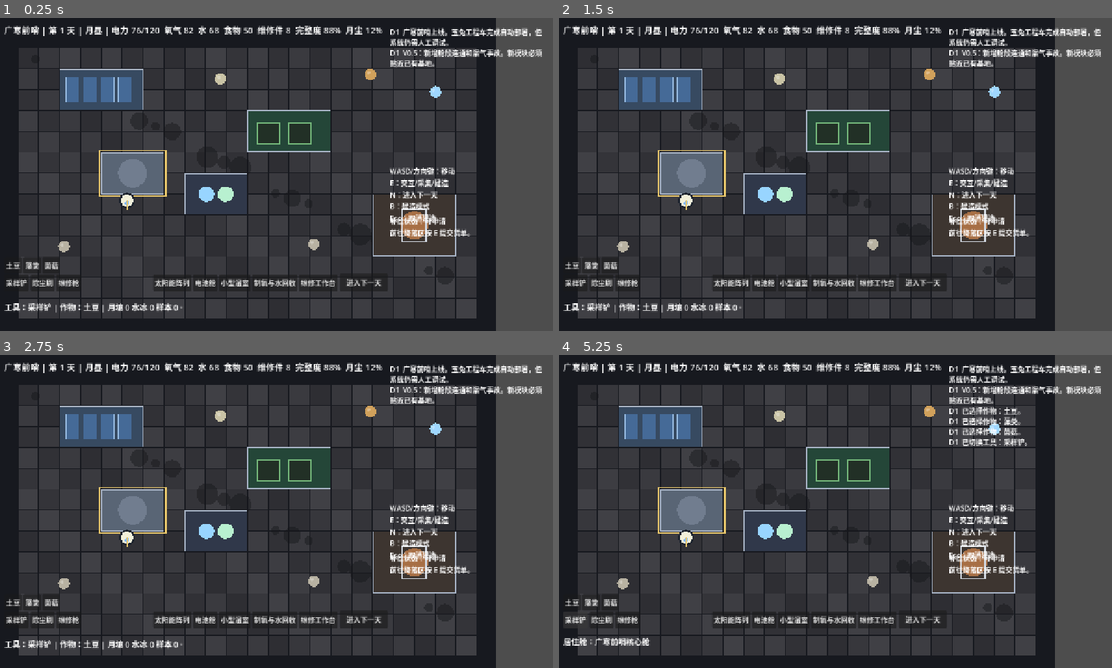
Above: before the commit, frames 1-4 (two rows, left to right).
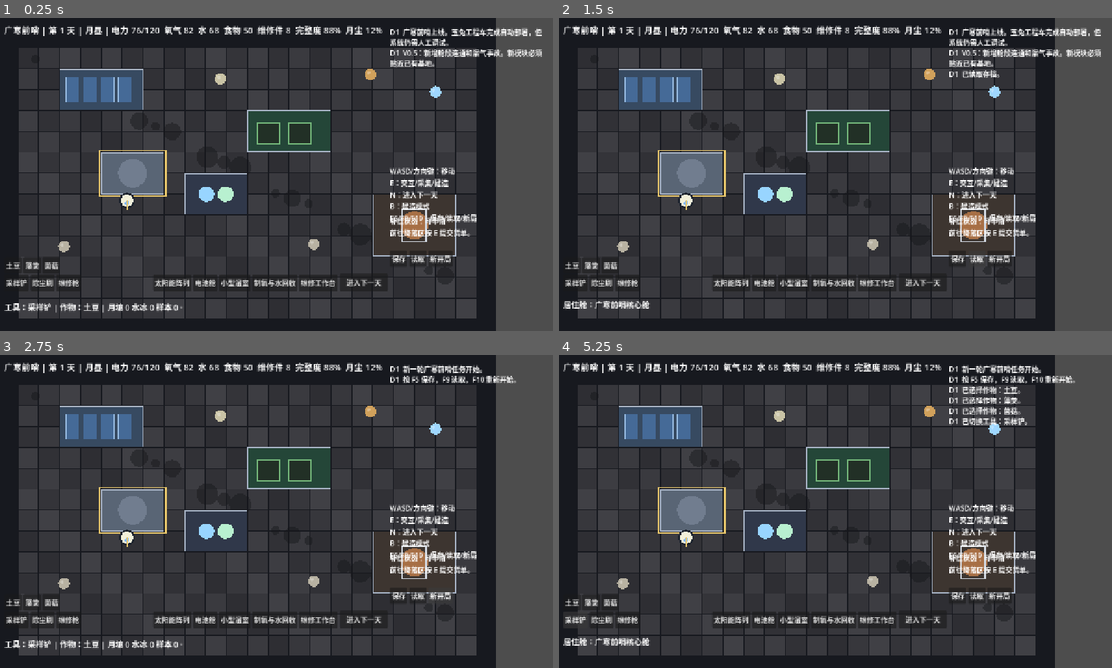
Above: after the commit, the same moments.

Repository: chinnseii/guanghan-outpost
Game: Godot game, scene res://scenes/main.tscn
Two runs of this game, one before a commit and one after it. Both use one fixed random seed, a clock stepped at 60 frames per second and the inputs below.
Inputs (mouse positions are in pixels of both pictures, inside the frame that each line leads up to):
- Up to frame 1 (0.25 s): no input
- Up to frame 2 (1.5 s): click (957, 259) at 0.5 s, where only the run after the commit has a clickable "保存"; click (979, 259) at 1.25 s, where only the run after the commit has a clickable "读取"
- Up to frame 3 (2.75 s): click (442, 596) at 2 s, where only the run after the commit has a clickable "新开局"
- Up to frame 4 (5.25 s): click "土豆" at 2.75 s; click "藻类" at 3.5 s; click "菌菇" at 4.25 s; click "采样铲" at 5 s

The runs differ from the first frame. In frame 1, 0.5% of the frame differs, in the area x 70-87%, y 62-80%; in frame 2, 1.2%; in frame 3, 1.9%; in frame 4, 2.6%, in the area x 70-98%, y 3-80%.

Commit message:
Add save and load system

Diff:
--- a/scripts/main.gd
+++ b/scripts/main.gd
@@ -5,6 +5,7 @@
 const MAP_H := 13
 const MAP_ORIGIN := Vector2(50, 70)
 const PLAYER_SPEED := 190.0
+const SAVE_PATH := "user://guanghan_outpost_save.json"
 
 var day := 1
 var is_moon_night := false
@@ -145,8 +146,7 @@
 
 func _ready() -> void:
 	_setup_input_map()
-	_setup_starting_base()
-	_setup_collectables()
+	_reset_game_state()
 	_setup_ui()
 	add_log("广寒前哨上线。玉兔工程车完成自动部署，但系统仍需人工调试。")
 	add_log("V0.5：新增舱段连通和漏气事故。新模块必须贴近已有基地。")
@@ -161,6 +161,9 @@
 	_add_key_action("advance_day", [KEY_N])
 	_add_key_action("toggle_build", [KEY_B])
 	_add_key_action("cancel", [KEY_ESCAPE])
+	_add_key_action("save_game", [KEY_F5])
+	_add_key_action("load_game", [KEY_F9])
+	_add_key_action("new_game", [KEY_F10])
 
 func _add_key_action(action_name: String, keys: Array[int]) -> void:
 	if not InputMap.has_action(action_name):
@@ -169,6 +172,48 @@
 		var event := InputEventKey.new()
 		event.keycode = key
 		InputMap.action_add_event(action_name, event)
+
+func _reset_game_state() -> void:
+	day = 1
+	is_moon_night = false
+	game_over = false
+	supply_waiting = false
+	supply_order = {}
+	next_supply_request_day = 1
+	supply_travel_days = 3
+	player_pos = Vector2(300, 420)
+	player_facing = Vector2.DOWN
+	walk_phase = 0.0
+	interact_target = {}
+	selected_crop = "potato"
+	selected_tool = "sampler"
+	build_mode = false
+	selected_build = ""
+	solar_dust = 0.12
+	oxygen_wear = 0.08
+	next_module_uid = 1
+	next_collectable_uid = 1
+	resources = _default_resources()
+	modules.clear()
+	collectables.clear()
+	log_lines.clear()
+	_setup_starting_base()
+	_setup_collectables()
+	if has_node("UI/Root/SupplyPanel"):
+		$UI/Root/SupplyPanel.visible = false
+
+func _default_resources() -> Dictionary:
+	return {
+		"power": 76.0,
+		"oxygen": 82.0,
+		"water": 68.0,
+		"food": 50.0,
+		"parts": 8.0,
+		"integrity": 88.0,
+		"regolith": 0.0,
+		"ice": 0.0,
+		"samples": 0.0,
+	}
 
 func _setup_starting_base() -> void:
 	modules.clear()
@@ -192,6 +237,12 @@
 	queue_redraw()
 
 func _unhandled_input(event: InputEvent) -> void:
+	if event.is_action_pressed("save_game"):
+		_save_game()
+	if event.is_action_pressed("load_game"):
+		_load_game()
+	if event.is_action_pressed("new_game"):
+		_start_new_game()
 	if event.is_action_pressed("toggle_build") and not game_over:
 		_toggle_build_mode()
 	if event.is_action_pressed("cancel") and not game_over:
@@ -634,6 +685,182 @@
 	supply_waiting = false
 	_update_ui()
 
+func _save_game() -> void:
+	var file := FileAccess.open(SAVE_PATH, FileAccess.WRITE)
+	if file == null:
+		add_log("保存失败：无法写入存档文件。")
+		_update_ui()
+		return
+	var save_data := {
+		"version": 1,
+		"day": day,
+		"is_moon_night": is_moon_night,
+		"game_over": game_over,
+		"supply_waiting": supply_waiting,
+		"supply_order": supply_order,
+		"next_supply_request_day": next_supply_request_day,
+		"supply_travel_days": supply_travel_days,
+		"player_pos": _vector2_to_dict(player_pos),
+		"player_facing": _vector2_to_dict(player_facing),
+		"selected_crop": selected_crop,
+		"selected_tool": selected_tool,
+		"build_mode": build_mode,
+		"selected_build": selected_build,
+		"solar_dust": solar_dust,
+		"oxygen_wear": oxygen_wear,
+		"next_module_uid": next_module_uid,
+		"next_collectable_uid": next_collectable_uid,
+		"resources": resources,
+		"modules": _serialize_modules(),
+		"collectables": _serialize_collectables(),
+		"log_lines": log_lines,
+	}
+	file.store_string(JSON.stringify(save_data, "\t"))
+	add_log("已保存到 %s。" % SAVE_PATH)
+	_update_ui()
+
+func _load_game() -> void:
+	if not FileAccess.file_exists(SAVE_PATH):
+		add_log("没有找到存档。")
+		_update_ui()
+		return
+	var file := FileAccess.open(SAVE_PATH, FileAccess.READ)
+	if file == null:
+		add_log("读取失败：无法打开存档文件。")
+		_update_ui()
+		return
+	var parsed = JSON.parse_string(file.get_as_text())
+	if typeof(parsed) != TYPE_DICTIONARY:
+		add_log("读取失败：存档格式无效。")
+		_update_ui()
+		return
+	_apply_save_data(parsed)
+	add_log("已读取存档。")
+	_update_ui()
+	queue_redraw()
+
+func _start_new_game() -> void:
+	_reset_game_state()
+	add_log("新一轮广寒前哨任务开始。")
+	add_log("按 F5 保存，F9 读取，F10 重新开始。")
+	_update_ui()
+	queue_redraw()
+
+func _apply_save_data(data: Dictionary) -> void:
+	day = int(data.get("day", 1))
+	is_moon_night = bool(data.get("is_moon_night", false))
+	game_over = bool(data.get("game_over", false))
+	supply_waiting = bool(data.get("supply_waiting", false))
+	supply_order = _copy_dictionary(data.get("supply_order", {}))
+	next_supply_request_day = int(data.get("next_supply_request_day", 1))
+	supply_travel_days = int(data.get("supply_travel_days", 3))
+	player_pos = _dict_to_vector2(data.get("player_pos", _vector2_to_dict(Vector2(300, 420))))
+	player_facing = _dict_to_vector2(data.get("player_facing", _vector2_to_dict(Vector2.DOWN)))
+	selected_crop = String(data.get("selected_crop", "potato"))
+	selected_tool = String(data.get("selected_tool", "sampler"))
+	build_mode = bool(data.get("build_mode", false))
+	selected_build = String(data.get("selected_build", ""))
+	solar_dust = float(data.get("solar_dust", 0.12))
+	oxygen_wear = float(data.get("oxygen_wear", 0.08))
+	next_module_uid = int(data.get("next_module_uid", 1))
+	next_collectable_uid = int(data.get("next_collectable_uid", 1))
+	resources = _default_resources()
+	var saved_resources: Dictionary = data.get("resources", {})
+	for key: String in saved_resources.keys():
+		resources[key] = float(saved_resources[key])
+	modules = _deserialize_modules(data.get("modules", []))
+	collectables = _deserialize_collectables(data.get("collectables", []))
+	log_lines.clear()
+	var saved_logs: Array = data.get("log_lines", [])
+	for entry in saved_logs:
+		log_lines.append(String(entry))
+	if has_node("UI/Root/SupplyPanel"):
+		$UI/Root/SupplyPanel.visible = false
+
+func _serialize_modules() -> Array:
+	var result: Array = []
+	for module: Dictionary in modules:
+		result.append({
+			"uid": int(module["uid"]),
+			"type": String(module["type"]),
+			"cell": _vector2i_to_dict(module["cell"]),
+			"fixed": bool(module["fixed"]),
+			"crop": String(module.get("crop", "")),
+			"age": int(module.get("age", 0)),
+			"leaking": bool(module.get("leaking", false)),
+		})
+	return result
+
+func _deserialize_modules(values: Array) -> Array[Dictionary]:
+	var result: Array[Dictionary] = []
+	for value in values:
+		if typeof(value) != TYPE_DICTIONARY:
+			continue
+		var data: Dictionary = value
+		result.append({
+			"uid": int(data.get("uid", 0)),
+			"type": String(data.get("type", "hab")),
+			"cell": _dict_to_vector2i(data.get("cell", {"x": 0, "y": 0})),
+			"fixed": bool(data.get("fixed", false)),
+			"crop": String(data.get("crop", "")),
+			"age": int(data.get("age", 0)),
+			"leaking": bool(data.get("leaking", false)),
+		})
+	return result
+
+func _serialize_collectables() -> Array:
+	var result: Array = []
+	for item: Dictionary in collectables:
+		result.append({
+			"uid": int(item["uid"]),
+			"kind": String(item["kind"]),
+			"type": String(item["type"]),
+			"pos": _vector2_to_dict(item["pos"]),
+			"amount": float(item["amount"]),
+			"depleted": bool(item["depleted"]),
+		})
+	return result
+
+func _deserialize_collectables(values: Array) -> Array[Dictionary]:
+	var result: Array[Dictionary] = []
+	for value in values:
+		if typeof(value) != TYPE_DICTIONARY:
+			continue
+		var data: Dictionary = value
+		result.append({
+			"uid": int(data.get("uid", 0)),
+			"kind": String(data.get("kind", "collectable")),
+			"type": String(data.get("type", "regolith")),
+			"pos": _dict_to_vector2(data.get("pos", {"x": 0.0, "y": 0.0})),
+			"amount": float(data.get("amount", 0.0)),
+			"depleted": bool(data.get("depleted", false)),
+		})
+	return result
+
+func _vector2_to_dict(value: Vector2) -> Dictionary:
+	return {"x": value.x, "y": value.y}
+
+func _dict_to_vector2(value) -> Vector2:
+	if typeof(value) != TYPE_DICTIONARY:
+		return Vector2.ZERO
+	return Vector2(float(value.get("x", 0.0)), float(value.get("y", 0.0)))
+
+func _vector2i_to_dict(value: Vector2i) -> Dictionary:
+	return {"x": value.x, "y": value.y}
+
+func _dict_to_vector2i(value) -> Vector2i:
+	if typeof(value) != TYPE_DICTIONARY:
+		return Vector2i.ZERO
+	return Vector2i(int(value.get("x", 0)), int(value.get("y", 0)))
+
+func _copy_dictionary(value) -> Dictionary:
+	if typeof(value) != TYPE_DICTIONARY:
+		return {}
+	var result := {}
+	for key in value.keys():
+		result[key] = value[key]
+	return result
+
 func _check_game_state() -> void:
 	var failed: Array[String] = []
 	for key: String in ["power", "oxygen", "water", "food"]:
@@ -770,7 +997,7 @@
 	controls.name = "Controls"
 	controls.position = Vector2(905, 340)
 	controls.size = Vector2(350, 120)
-	controls.text = "WASD/方向键：移动\nE：交互/采集/建造\nN：进入下一天\nB：建造模式\nEsc：取消建造"
+	controls.text = "WASD/方向键：移动\nE：交互/采集/建造\nN：进入下一天\nB：建造模式\nF5/F9/F10：保存/读取/新局"
 	root.add_child(controls)
 
 	var supply_status := Label.new()
@@ -846,6 +1073,24 @@
 	b3.text = "申请农业包：水培耗材 + 温室备件"
 	b3.pressed.connect(func(): _choose_supply("farm"))
 	box.add_child(b3)
+
+	var save_panel := HBoxContainer.new()
+	save_panel.name = "SavePanel"
+	save_panel.position = Vector2(905, 535)
+	save_panel.size = Vector2(330, 38)
+	root.add_child(save_panel)
+	var save_button := Button.new()
+	save_button.text = "保存"
+	save_button.pressed.connect(_save_game)
+	save_panel.add_child(save_button)
+	var load_button := Button.new()
+	load_button.text = "读取"
+	load_button.pressed.connect(_load_game)
+	save_panel.add_child(load_button)
+	var new_button := Button.new()
+	new_button.text = "新开局"
+	new_button.pressed.connect(_start_new_game)
+	save_panel.add_child(new_button)
 
 func _select_crop(crop_name: String) -> void:
 	selected_crop = crop_name
Not shown, changed: ITERATION_PLAN.md
Not shown, changed: README.md
